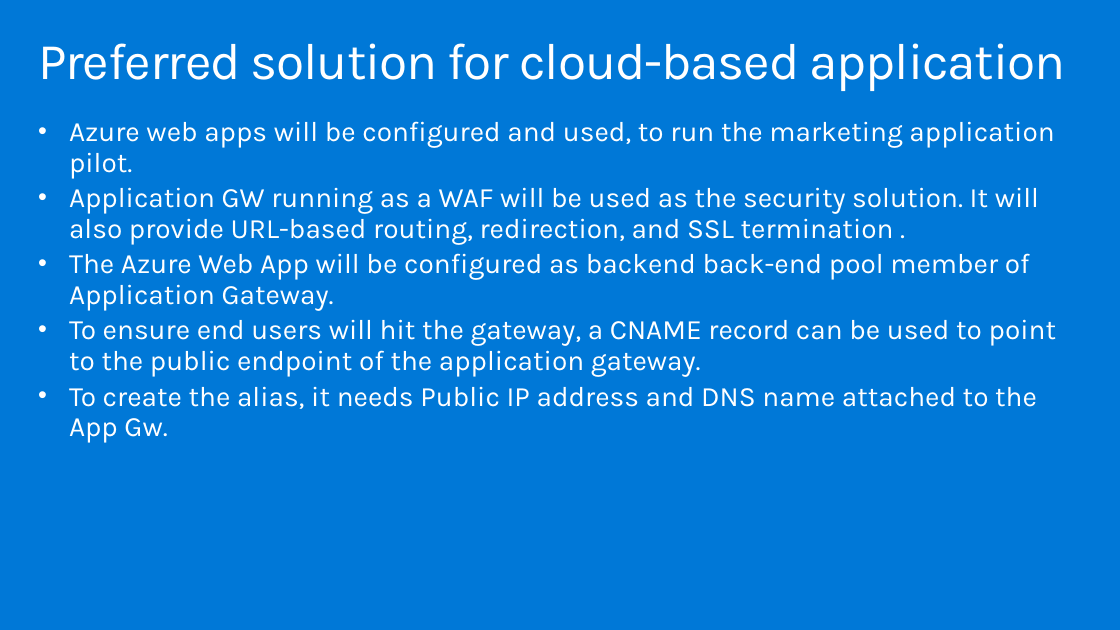
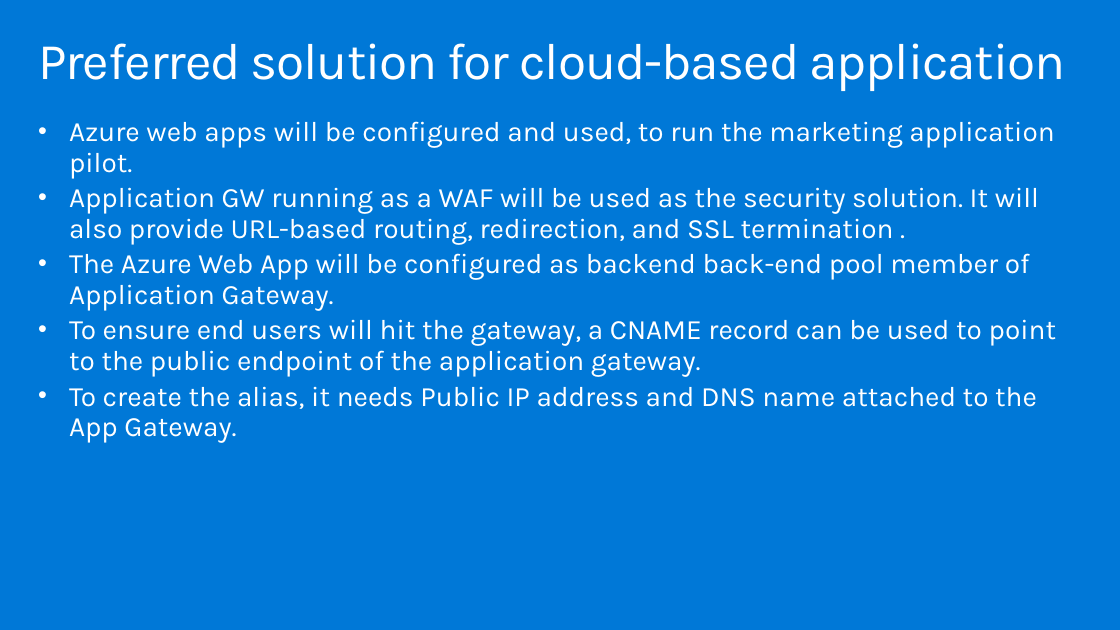
Before and after one commit to yashmadan123/MCW-Enterprise-class-networking, a slide deck: slide 31 of Whiteboard design session/WDS trainer presentation - Enterprise-class networking in Azure.pptx. Drawn at 1120x630 pixels with LibreOffice and Linux fonts; fonts in the diff are those of the drawing. Boxes give left, top, right and bottom in pixels: in the first picture for what was removed or moved away, otherwise in the second. Text is boxed around its words. In the diff, an @@ line names an element or a change of style, - is before the commit and + after.

```diff
--- a/Whiteboard design session/WDS trainer presentation - Enterprise-class networking in Azure.pptx
+++ b/Whiteboard design session/WDS trainer presentation - Enterprise-class networking in Azure.pptx
@@ text at box(69, 386, 1037, 442): text changed @@
-• To create the alias, it needs Public IP address and DNS name attached to the App Gw.
+• To create the alias, it needs Public IP address and DNS name attached to the App Gateway.
```
Also in this commit, not shown: 1 other file.
